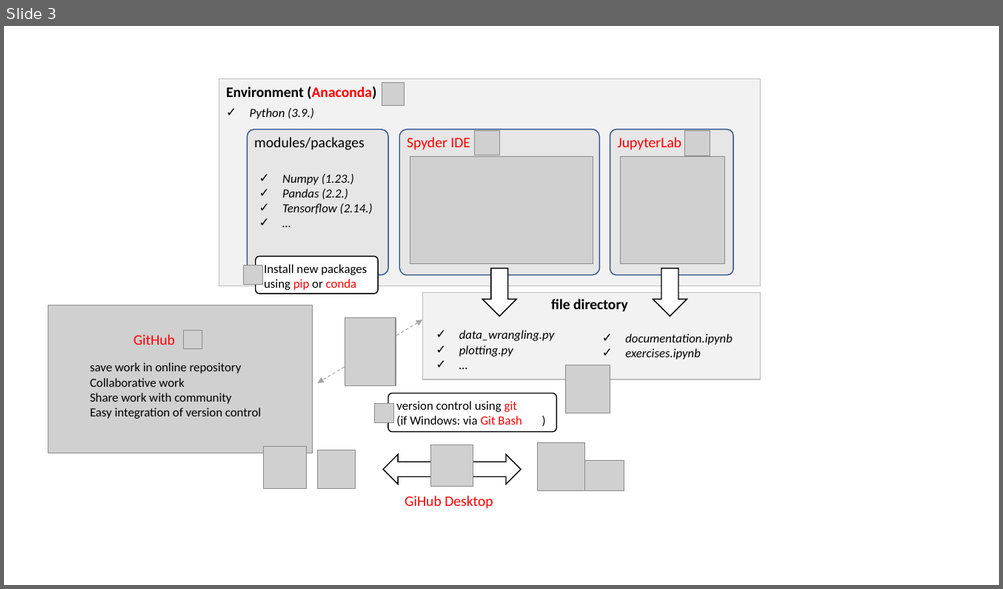
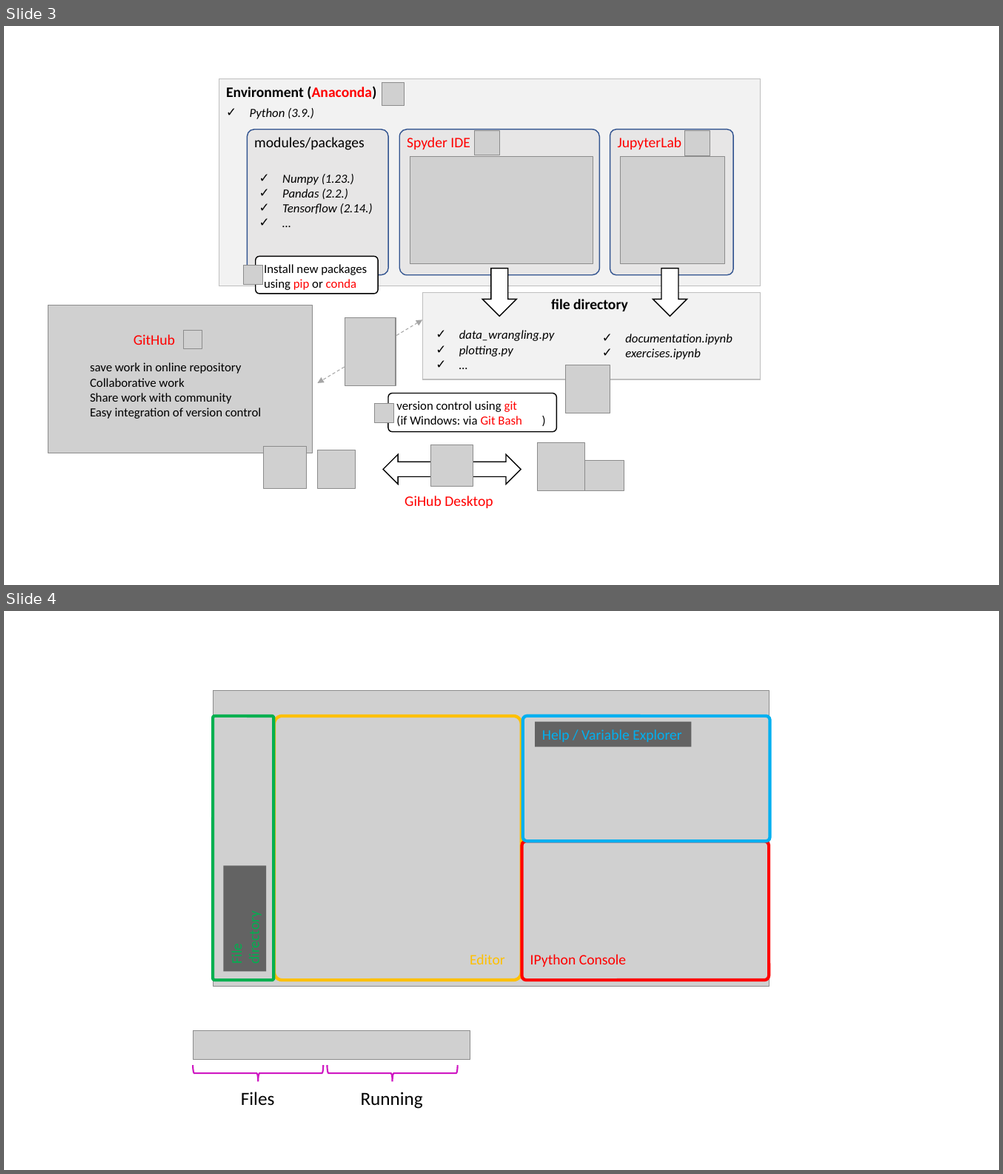
Before and after one commit to florence-bockting/python-class-24, a slide deck: graphics/graphics.pptx. Shown one above the other, each under a label of ours: slide 3 before the commit, slides 3 and 4 after it. The pictures are 1003x589 and 1003x1174 pixels, drawn with LibreOffice and Linux fonts; fonts in the diff are those of the drawing; grey boxes stand for pictures; background and template pictures are left out. Boxes give left, top, right and bottom in pixels: in the first picture for what was removed or moved away, otherwise in the second. Text is boxed around its words. In the diff, an @@ line names an element or a change of style, - is before the commit and + after.

```diff
--- a/graphics/graphics.pptx
+++ b/graphics/graphics.pptx
@@ slide 4 added at (4,611,999,1170), background #FFFFFF @@
@@ picture added at (213,691,769,987) @@
@@ rounded rectangle added at (213,716,274,980), outline #00B050 3 pt @@
@@ rounded rectangle added at (274,716,521,980), outline #FFC000 3 pt @@
@@ rounded rectangle added at (523,716,769,842), outline #00B0F0 3 pt @@
@@ rectangle added at (535,721,691,747), fill #000000 at 52% opacity, 14 pt, text #00B0F0 @@
+Help / Variable Explorer
@@ rounded rectangle added at (522,842,768,980), outline #FF0000 3 pt @@
@@ rectangle added at (224,866,266,971), fill #000000 at 52% opacity @@
@@ text added at (469,954,505,965), 14 pt, text #FFC000 @@
+Editor
@@ text added at (530,954,626,967), 14 pt, text #FF0000 @@
+IPython Console
@@ picture added at (193,1031,470,1060) @@
@@ right brace added at (193,1066,323,1082), outline #CF17C2 1.5 pt @@
@@ right brace added at (327,1066,458,1082), outline #CF17C2 1.5 pt @@
@@ text added at (241,1092,274,1106), 18 pt, text #000000 @@
+Files
@@ text added at (361,1092,423,1109), 18 pt, text #000000 @@
+Running
```
Also in this commit, not shown: 7 other files.
